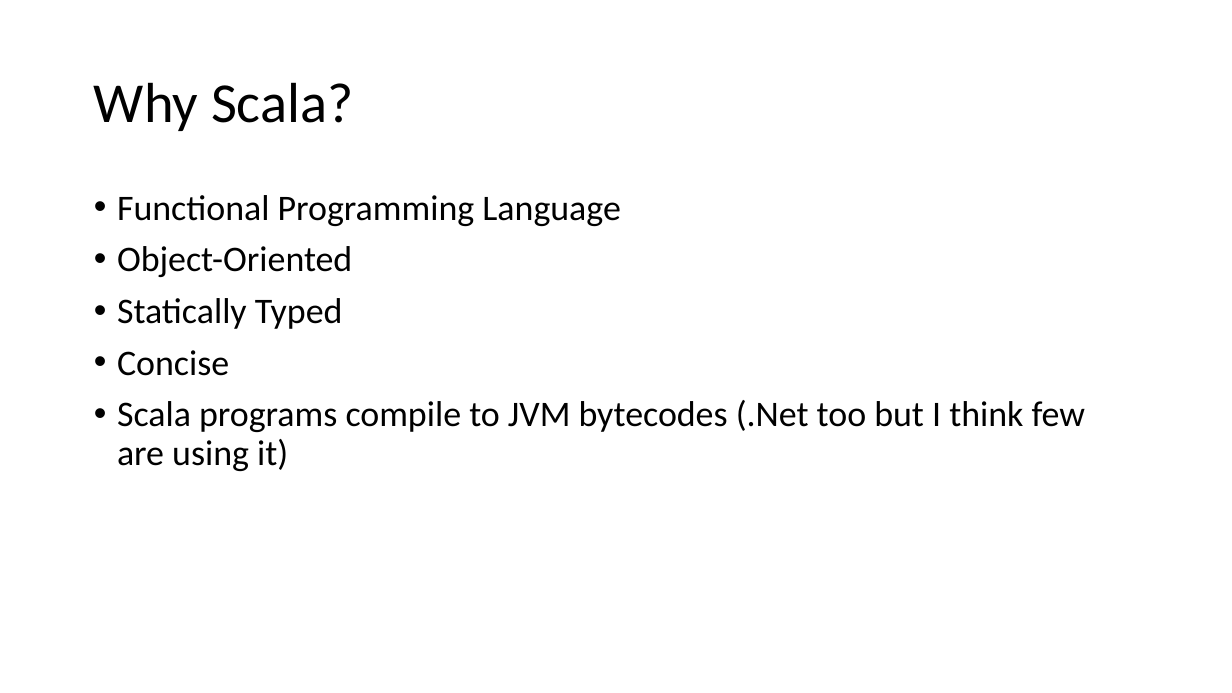
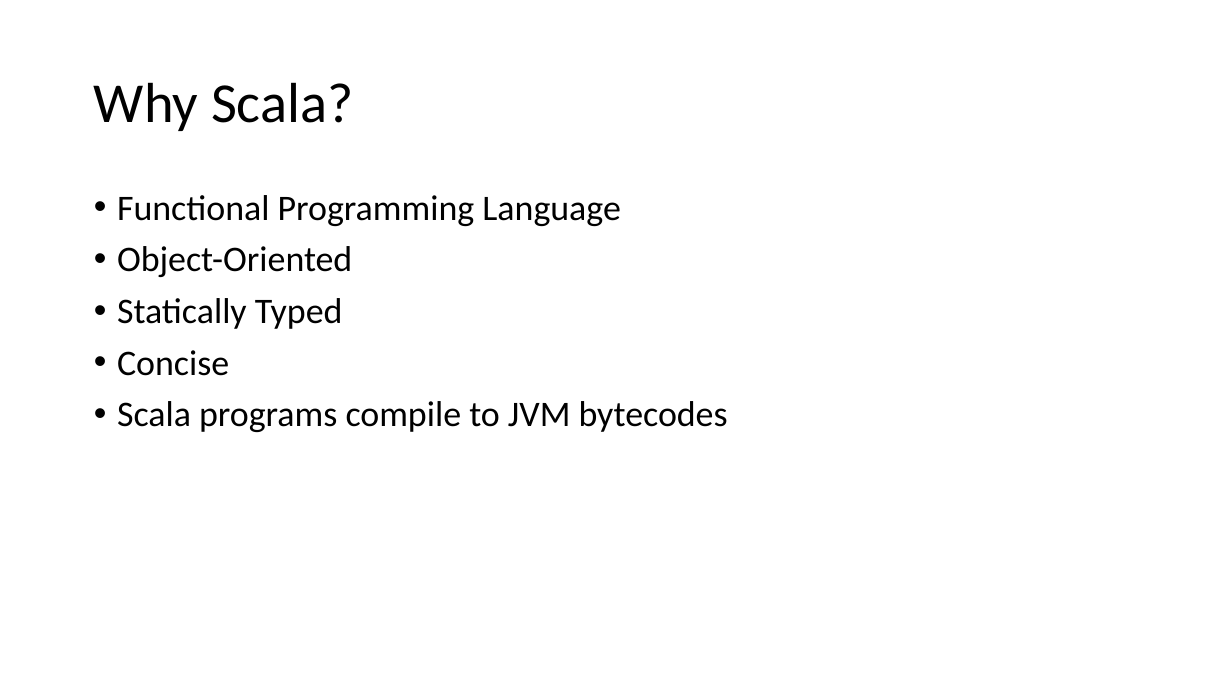
Before and after one commit to alexandrejbr/Scala.FirstSteps.Demos, a slide deck: slide 2 of Scala First Steps.pptx. Drawn at 1232x693 pixels with LibreOffice and Linux fonts; fonts in the diff are those of the drawing. Boxes give left, top, right and bottom in pixels: in the first picture for what was removed or moved away, otherwise in the second. Text is boxed around its words. In the diff, an @@ line names an element or a change of style, - is before the commit and + after.

```diff
--- a/Scala First Steps.pptx
+++ b/Scala First Steps.pptx
@@ text at (x1=117, y1=401, x2=728, y2=432): text changed @@
-• Scala programs compile to JVM bytecodes (.Net too but I think few are using it)
+• Scala programs compile to JVM bytecodes
```
Also in this commit, not shown: 6 other slides changed.
